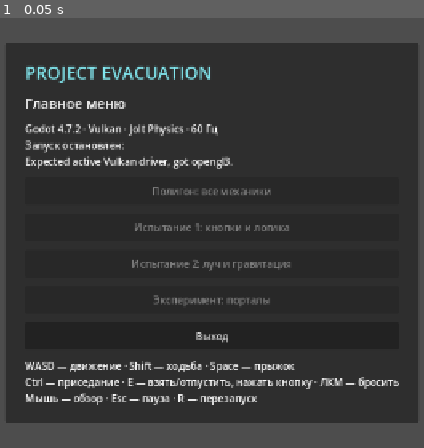
Above: before the commit, frame 1.
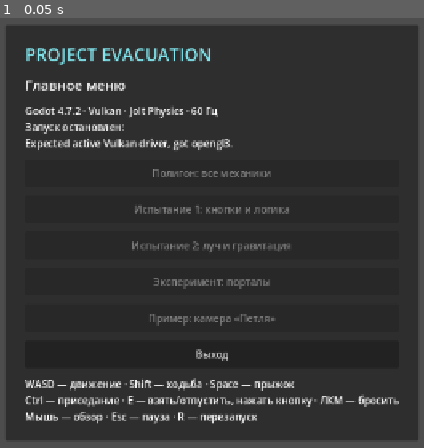
Above: after the commit, the same moment.

Repository: hhypest/project-evacuation
Game: Godot game, scene res://src/bootstrap/main.tscn
Same seed, same stepped clock (60 frames per second), same inputs: the game is played once before the commit and once after it.
Inputs:
- Up to frame 1 (0.05 s): no input

The runs differ from the first frame. In frame 1, 18% of the frame differs, in the area x 1-99%, y 1-99%.

Commit message:
lvl: камера «Петля» как уровень меню
Эмиттер в полу, приёмник под потолком, НЕ, поле к левой стене,
кнопка на постаменте в створе луча, направляющие для подъёма.
TrialChamberTests: покой, ложное решение, куб через поворот
гравитации держит петлю, выход. ChamberBuilder._cube получает
размер ребра; в камере балластный куб 0,75 м — куб 1 м
отпускается при повороте игрока на стену (находка для SYS-01).

Co-Authored-By: Claude Opus 5.5 <noreply@anthropic.com>
Claude-Session: https://claude.ai/code/session_01FNhSzabUQY8dc4Xe4Voy2A

Diff:
--- a/content/definitions/level_catalog.tres
+++ b/content/definitions/level_catalog.tres
@@ -6,6 +6,7 @@
 [ext_resource type="PackedScene" path="res://content/levels/trial_beam_gravity.tscn" id="4_jvbau"]
 [ext_resource type="Script" path="res://src/infrastructure/content/level_catalog.gd" id="5_2bktj"]
 [ext_resource type="PackedScene" path="res://content/levels/portal_lab.tscn" id="6_portal"]
+[ext_resource type="PackedScene" path="res://content/levels/trial_loop.tscn" id="7_loop"]
 
 [sub_resource type="Resource" id="Resource_lh027"]
 script = ExtResource("1_cdh8c")
@@ -31,6 +32,12 @@
 summary = "SKL-08: вид через пару порталов и перенос кубов; игрок пока проходит проём без переноса."
 scene = ExtResource("6_portal")
 
+[sub_resource type="Resource" id="Resource_loop"]
+script = ExtResource("1_cdh8c")
+title = "Пример: камера «Петля»"
+summary = "Одна идея на готовых механиках: луч, НЕ, поле к стене, кнопка на стене. Подсказок нет."
+scene = ExtResource("7_loop")
+
 [resource]
 script = ExtResource("5_2bktj")
-entries = Array[ExtResource("1_cdh8c")]([SubResource("Resource_lh027"), SubResource("Resource_0tet8"), SubResource("Resource_2tiam"), SubResource("Resource_portal")])
+entries = Array[ExtResource("1_cdh8c")]([SubResource("Resource_lh027"), SubResource("Resource_0tet8"), SubResource("Resource_2tiam"), SubResource("Resource_portal"), SubResource("Resource_loop")])
--- /dev/null
+++ b/content/levels/trial_loop.tscn
@@ -0,0 +1,34 @@
+[gd_scene load_steps=5 format=3]
+
+[ext_resource type="Script" path="res://src/presentation/player/look_camera.gd" id="1"]
+[ext_resource type="PackedScene" path="res://src/infrastructure/godot_physics/player_body.tscn" id="2"]
+[ext_resource type="Script" path="res://src/infrastructure/content/trial_loop_builder.gd" id="3"]
+
+[sub_resource type="Environment" id="Environment"]
+background_mode = 1
+background_color = Color(0.025, 0.037, 0.055, 1)
+ambient_light_source = 3
+ambient_light_color = Color(0.55, 0.68, 0.85, 1)
+ambient_light_energy = 0.6
+tonemap_mode = 2
+
+[node name="TrialLoop" type="Node3D"]
+script = ExtResource("3")
+
+[node name="WorldEnvironment" type="WorldEnvironment" parent="."]
+environment = SubResource("Environment")
+
+[node name="KeyLight" type="DirectionalLight3D" parent="."]
+rotation_degrees = Vector3(-60, -25, 0)
+light_color = Color(0.85, 0.92, 1, 1)
+light_energy = 0.9
+shadow_enabled = true
+
+[node name="Camera" type="Camera3D" parent="."]
+position = Vector3(0, 1.65, 2)
+current = true
+fov = 65.0
+script = ExtResource("1")
+
+[node name="Player" parent="." instance=ExtResource("2")]
+position = Vector3(0, 0.05, 2)
--- a/src/infrastructure/content/chamber_builder.gd
+++ b/src/infrastructure/content/chamber_builder.gd
@@ -111,7 +111,7 @@
 	return logic
 
 
-func _cube(label: String, id: StringName, at: Vector3, kilograms: float) -> CarryRigidBody:
+func _cube(label: String, id: StringName, at: Vector3, kilograms: float, edge: float = 1.0) -> CarryRigidBody:
 	var body: CarryRigidBody = CarryRigidBody.new()
 	body.name = label
 	body.stable_id = id
@@ -120,14 +120,15 @@
 	body.collision_layer = 2
 	body.collision_mask = 7
 	var shape: BoxShape3D = BoxShape3D.new()
+	shape.size = Vector3.ONE * edge
 	var collision: CollisionShape3D = CollisionShape3D.new()
 	collision.name = "Collision"
 	collision.shape = shape
 	body.add_child(collision)
-	body.add_child(PuzzleDeviceNode.box_mesh(Vector3.ONE, Color(0.86, 0.85, 0.82)))
+	body.add_child(PuzzleDeviceNode.box_mesh(Vector3.ONE * edge, Color(0.86, 0.85, 0.82)))
 	var sign: Label3D = Label3D.new()
 	sign.text = "%.0f кг" % kilograms
-	sign.position = Vector3(0, 0, 0.51)
+	sign.position = Vector3(0, 0, edge * 0.5 + 0.01)
 	sign.pixel_size = 0.005
 	sign.font_size = 48
 	sign.modulate = Color(0.1, 0.1, 0.1)
--- /dev/null
+++ b/src/infrastructure/content/trial_loop_builder.gd
@@ -0,0 +1,109 @@
+class_name TrialLoopBuilder
+extends ChamberBuilder
+## Example chamber «Петля» (docs/design/puzzles/loop.md): one room, one idea, no new mechanics.
+## An emitter sunk in the floor fires up along the left wall to a ceiling receiver; receiver → NOT → a field
+## toward the left wall. The player blocks the beam with their body to switch the field on, walks up the wall
+## with the cube and leaves it on the wall plate, which sits in the beam: the cube keeps the field on and the
+## field keeps the cube on the plate, so the door stays open.
+
+const HALF_WIDTH: float = 5.0
+const HEIGHT: float = 7.0
+const Z_FRONT: float = 4.0
+const Z_BACK: float = -16.0
+## Beam line: 1.5 m from the left wall, so a player standing in it has room to turn onto the wall.
+const BEAM_X: float = -3.5
+const BEAM_Z: float = -7.0
+const SHAFT: float = 0.6
+const OPENING: float = 0.3
+## Ballast cube edge. A 1 m cube does not fit beside a player who has just turned onto the wall (eye ~0.86 m
+## above the floor), and the carry rules release it; 0.75 m fits in any orientation.
+const CUBE_EDGE: float = 0.75
+## Plinth on the wall carrying the plate; deep enough that a cube resting on it covers the beam.
+const PLINTH_DEPTH: float = 0.75
+const PLINTH_FACE: float = 0.9
+const PLINTH_Y: float = 3.7
+const DOOR_Z: float = -13.0
+const DOOR_X: float = 2.5
+
+
+func _ready() -> void:
+	_envelope()
+	_logic(&"loop.power", DeviceDefinition.Kind.SOURCE, [], Vector3(-HALF_WIDTH + 0.08, 1.6, -1.0), 1.0, 90.0, true)
+	_logic(&"loop.not", DeviceDefinition.Kind.NOT, [&"loop.receiver"], Vector3(-HALF_WIDTH + 0.08, 2.2, -2.0), 1.0, 90.0)
+	_floor_emitter()
+	_ceiling_receiver()
+	_field(&"loop.field", Vector3(-HALF_WIDTH + 2.0, HEIGHT * 0.5, BEAM_Z), Vector3(HEIGHT, 4.0, 7.0), -90.0, [&"loop.not"])
+	# Guide rails on the wall above the turning height keep a climbing player in the beam line.
+	for side: float in [-1.0, 1.0]:
+		_box(Vector3(0.5, 1.5, 0.1), Vector3(-HALF_WIDTH + 0.25, 2.25, BEAM_Z + side * 0.5), WALL_COLOR, "Rail")
+	_box(Vector3(PLINTH_DEPTH, PLINTH_FACE, PLINTH_FACE), Vector3(-HALF_WIDTH + PLINTH_DEPTH * 0.5, PLINTH_Y, BEAM_Z), WALL_COLOR, "Plinth")
+	_wall_plate()
+	_cube("CubeA", &"loop.cube", Vector3(2.0, CUBE_EDGE * 0.5 + 0.05, -4.5), 10.0, CUBE_EDGE)
+	_partition(HALF_WIDTH, DOOR_Z, HEIGHT, DOOR_X, &"loop.door", [&"loop.plate"])
+	_sign("Камера «Петля»", Vector3(DOOR_X, 4.6, DOOR_Z + 0.2))
+	_sign("Схема: источник → эмиттер\nприёмник → НЕ → поле к стене\nкнопка на стене → дверь", Vector3(-1.2, 4.6, DOOR_Z + 0.2))
+	_sign("Камера пройдена", Vector3(DOOR_X, 2.4, Z_BACK + 0.2))
+	for at: Vector3 in [Vector3(0, HEIGHT - 0.4, -1.5), Vector3(0, HEIGHT - 0.4, -8.5), Vector3(2.0, 3.6, -14.5)]:
+		_lamp(at, 11.0, 1.4)
+
+
+## Floor with a shaft for the emitter, side walls and end caps. The shaft mouth is narrowed to 0.3 m so
+## the player stands over it instead of dropping in; the capsule bottom dips about 4 cm into it.
+func _envelope() -> void:
+	var length: float = Z_FRONT - Z_BACK
+	var middle: float = (Z_FRONT + Z_BACK) * 0.5
+	var near_x: float = BEAM_X - SHAFT * 0.5
+	var far_x: float = BEAM_X + SHAFT * 0.5
+	var near_z: float = BEAM_Z + SHAFT * 0.5
+	var far_z: float = BEAM_Z - SHAFT * 0.5
+	_box(Vector3(near_x + HALF_WIDTH, 1.0, length), Vector3((near_x - HALF_WIDTH) * 0.5, -0.5, middle), FLOOR_COLOR, "Floor")
+	_box(Vector3(HALF_WIDTH - far_x, 1.0, length), Vector3((far_x + HALF_WIDTH) * 0.5, -0.5, middle), FLOOR_COLOR)
+	_box(Vector3(SHAFT, 1.0, Z_FRONT - near_z), Vector3(BEAM_X, -0.5, (Z_FRONT + near_z) * 0.5), FLOOR_COLOR)
+	_box(Vector3(SHAFT, 1.0, far_z - Z_BACK), Vector3(BEAM_X, -0.5, (far_z + Z_BACK) * 0.5), FLOOR_COLOR)
+	_box(Vector3(SHAFT, 0.1, SHAFT), Vector3(BEAM_X, -1.05, BEAM_Z), FLOOR_COLOR)
+	var lip: float = (SHAFT - OPENING) * 0.5
+	var collar: Color = Color(0.88, 0.42, 0.18)
+	for side: float in [-1.0, 1.0]:
+		_box(Vector3(lip, 0.06, SHAFT), Vector3(BEAM_X + side * (SHAFT - lip) * 0.5, -0.03, BEAM_Z), collar)
+		_box(Vector3(OPENING, 0.06, lip), Vector3(BEAM_X, -0.03, BEAM_Z + side * (SHAFT - lip) * 0.5), collar)
+	for side: float in [-1.0, 1.0]:
+		_box(Vector3(0.3, HEIGHT, length), Vector3(side * (HALF_WIDTH + 0.15), HEIGHT * 0.5, middle))
+	for z: float in [Z_FRONT + 0.15, Z_BACK - 0.15]:
+		_box(Vector3(HALF_WIDTH * 2.0 + 0.6, HEIGHT, 0.3), Vector3(0, HEIGHT * 0.5, z))
+
+
+## Emitter sunk in the shaft, firing straight up. The muzzle sits 0.2 m below the floor: a ray starting
+## inside the capsule would not report it, so the player standing over the opening must be above the origin.
+func _floor_emitter() -> void:
+	var emitter: EmitterDevice = EmitterDevice.new()
+	emitter.name = node_name(&"loop.emitter")
+	emitter.stable_id = &"loop.emitter"
+	emitter.inputs = [&"loop.power"]
+	emitter.range_m = 20.0
+	emitter.position = Vector3(BEAM_X, -0.6, BEAM_Z)
+	emitter.rotation_degrees = Vector3(90, 0, 0)
+	add_child(emitter)
+
+
+## Receiver hung under a bracket at the top of the wall, facing down the beam.
+func _ceiling_receiver() -> void:
+	_box(Vector3(2.1, 0.3, 0.8), Vector3(-HALF_WIDTH + 1.05, HEIGHT + 0.125, BEAM_Z), WALL_COLOR, "Bracket")
+	var receiver: ReceiverDevice = ReceiverDevice.new()
+	receiver.name = node_name(&"loop.receiver")
+	receiver.stable_id = &"loop.receiver"
+	receiver.position = Vector3(BEAM_X, HEIGHT - 0.15, BEAM_Z)
+	receiver.rotation_degrees = Vector3(90, 0, 0)
+	add_child(receiver)
+
+
+## 0.8 × 0.8 m plate on the plinth face, pressing toward the wall; a cube resting on it covers the beam line.
+func _wall_plate() -> void:
+	var plate: FloorButtonDevice = FloorButtonDevice.new()
+	plate.name = node_name(&"loop.plate")
+	plate.stable_id = &"loop.plate"
+	plate.press_threshold_kg = 8.0
+	plate.release_threshold_kg = 6.0
+	plate.plate_size = Vector3(0.8, 0.1, 0.8)
+	plate.position = Vector3(-HALF_WIDTH + PLINTH_DEPTH, PLINTH_Y, BEAM_Z)
+	plate.rotation_degrees = Vector3(0, 0, -90)
+	add_child(plate)
--- a/tests/integration/trial_chamber_tests.gd
+++ b/tests/integration/trial_chamber_tests.gd
@@ -1,7 +1,7 @@
 class_name TrialChamberTests
 extends TestSuite
-## Both easy trials are solved with the real mechanics and walked through to the exit; every catalog
-## level opens with a valid device network and gravity setup.
+## Both easy trials and the example chamber «Петля» are solved with the real mechanics and walked through to
+## the exit; every catalog level opens with a valid device network and gravity setup.
 
 const CATALOG: LevelCatalog = preload("res://content/definitions/level_catalog.tres")
 const GENERATION: int = 24
@@ -29,6 +29,7 @@
 		opened.size() == CATALOG.entries.size() and opened.size() >= 4, ", ".join(opened)))
 	results.append_array(await _trial_logic())
 	results.append_array(await _trial_beam_gravity())
+	results.append_array(await _trial_loop())
 	return results
 
 
@@ -114,6 +115,87 @@
 	return results
 
 
+func _trial_loop() -> Array[TestOutcome]:
+	var results: Array[TestOutcome] = []
+	await _open(CATALOG.scene(4))
+	await _ticks(30)
+	var idle: bool = _output(&"loop.receiver") and not _output(&"loop.field") and not _output(&"loop.door")
+	results.append(TestOutcome.new("loop: at rest the beam reaches the receiver, the field is off and the door shut",
+		idle, "receiver %s, field %s, door %s" % [_output(&"loop.receiver"), _output(&"loop.field"), _output(&"loop.door")]))
+	var beam: Vector3 = Vector3(TrialLoopBuilder.BEAM_X, 0.05, TrialLoopBuilder.BEAM_Z)
+	# False solution: the player alone switches the field on, climbs and stands on the plate, but the door
+	# closes as soon as they leave it.
+	_player.global_position = beam
+	await _ticks(60)
+	var turned: bool = _on_wall() and _output(&"loop.field") and not _output(&"loop.receiver")
+	_camera.look_at(_camera.global_position + Vector3.UP, _player.up_direction)
+	var held: bool = true
+	for _tick: int in range(150):
+		if _player.global_position.y >= 2.6:
+			break
+		await _ticks(1, Vector2(0, -1))
+		held = held and _on_wall()
+	var climbed: float = _player.global_position.y
+	await _ticks(10)
+	_player.global_position = _plate_surface() + Vector3(0.02, 0, 0)
+	await _ticks(40)
+	var standing: bool = _output(&"loop.plate") and _output(&"loop.door")
+	await _leave_field()
+	var left_closed: bool = not _output(&"loop.plate") and not _output(&"loop.door") and not _output(&"loop.field")
+	results.append(TestOutcome.new("loop false solution: the body turns the field on and holds it while climbing; standing on the plate opens the door only while standing",
+		turned and held and climbed >= 2.6 and standing and left_closed,
+		"turned %s, held %s to %.2f m, on plate %s, after leaving closed %s" % [turned, held, climbed, standing, left_closed]))
+	# Real solution: carry the cube into the beam, leave it on the plate, walk out.
+	var cube: CarryRigidBody = _node("CubeA") as CarryRigidBody
+	_player.global_position = beam + Vector3(0, 0, 2.2)
+	_place(cube, beam + Vector3(0, TrialLoopBuilder.CUBE_EDGE * 0.5, 3.8))
+	await _ticks(20)
+	_camera.look_at(cube.global_position, Vector3.UP)
+	await _ticks(1)
+	await _ticks(30, Vector2.ZERO, true)
+	var picked: bool = cube.is_carried()
+	# Raise the cube to a level gaze and step next to the beam so it catches up. Looking down at the floor
+	# while entering the field would leave no room for the cube once the eye drops to ~0.86 m above the
+	# floor, and the carry rules release it (docs/design/puzzles/loop.md).
+	_camera.look_at(_camera.global_position + Vector3.BACK, Vector3.UP)
+	_player.global_position = beam + Vector3(0, 0, 0.6)
+	await _ticks(40)
+	_player.global_position = beam
+	await _ticks(90)
+	var carried_up: bool = _on_wall() and cube.is_carried() and _output(&"loop.field")
+	await _ticks(1, Vector2.ZERO, true)
+	await _ticks(5)
+	_place(cube, _plate_surface() + Vector3(TrialLoopBuilder.CUBE_EDGE * 0.5 + 0.01, 0, 0))
+	await _ticks(40)
+	await _leave_field()
+	await _ticks(120)
+	var resting: Vector3 = cube.global_position - _plate_surface()
+	var loop_holds: bool = _output(&"loop.field") and _output(&"loop.plate") and _output(&"loop.door") \
+		and not _output(&"loop.receiver") and resting.length() < 0.5
+	var through: bool = await _walk_to(Vector3(TrialLoopBuilder.DOOR_X, 0.05, -11.0), -14.0)
+	results.append(TestOutcome.new("loop solution: carried into the beam, the cube on the wall plate keeps the field, the plate and the door on; the exit is reached",
+		picked and carried_up and loop_holds and through,
+		"picked %s, on wall with cube %s, loop %s (cube offset %s), z %.2f" % [
+			picked, carried_up, loop_holds, resting, _player.global_position.z]))
+	await _close()
+	return results
+
+
+func _plate_surface() -> Vector3:
+	var plate: Node3D = _node("loop_plate")
+	return plate.global_position + plate.global_basis.y.normalized() * 0.1
+
+
+func _on_wall() -> bool:
+	return _player.up_direction.distance_to(Vector3.RIGHT) < 0.001
+
+
+## Puts the player back on the floor outside the field and waits for the turn upright.
+func _leave_field() -> void:
+	_player.global_position = Vector3(1.0, 1.0, -1.5)
+	await _ticks(60)
+
+
 func _open(scene: PackedScene) -> bool:
 	_scope = LevelScope.new()
 	_tree.root.add_child(_scope)
Not shown, added: src/infrastructure/content/trial_loop_builder.gd.uid
Not shown, changed: CHANGELOG.md
Not shown, changed: docs/design/puzzles/loop.md
Not shown, changed: docs/status.md
Not shown, changed: docs/testing.md
